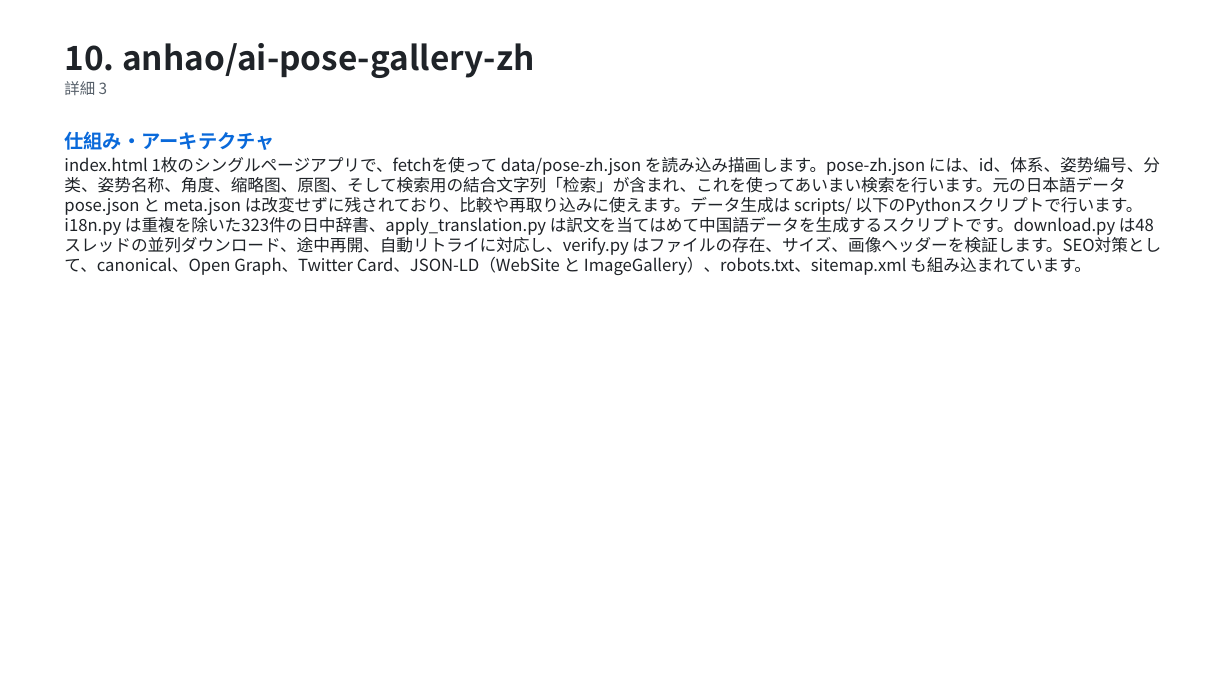
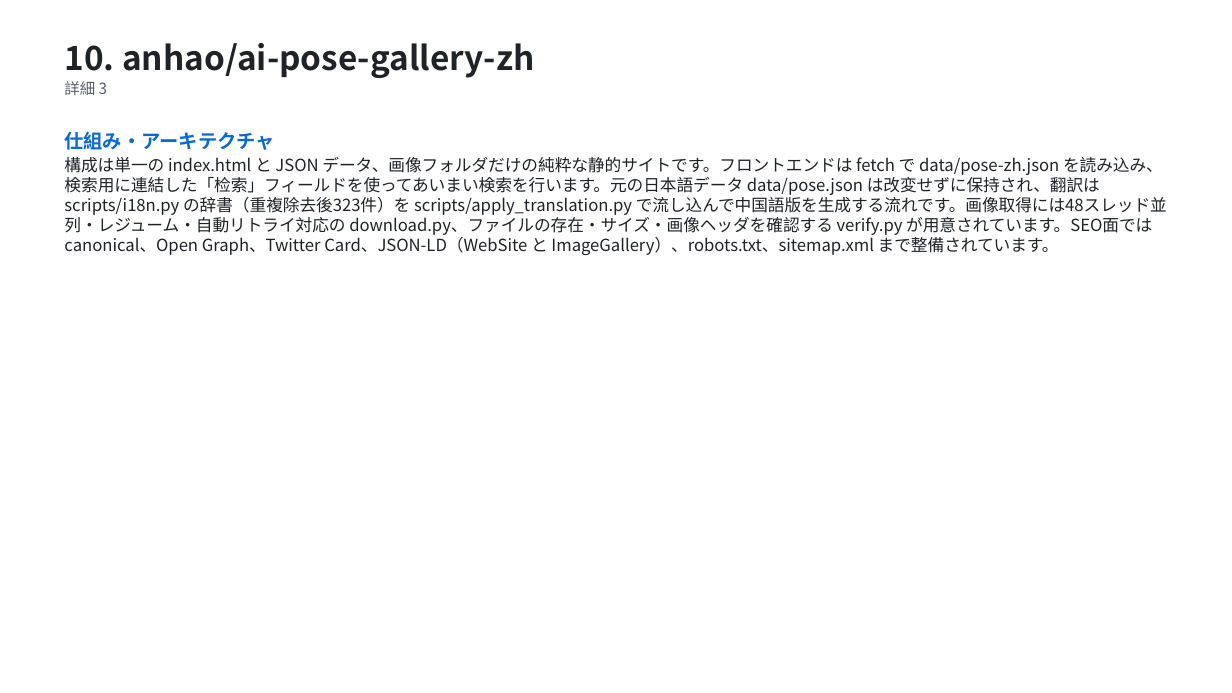
Before and after one commit to HORI-PNG/github_trend_checker, a slide deck: slide 74 of reports/2026-10-30/report.pptx (slide 77 before the commit). Drawn at 1232x693 pixels with LibreOffice and Linux fonts; fonts in the diff are those of the drawing. Boxes give left, top, right and bottom in pixels: in the first picture for what was removed or moved away, otherwise in the second. Text is boxed around its words. In the diff, an @@ line names an element or a change of style, - is before the commit and + after.

```diff
--- a/reports/2026-10-30/report.pptx
+++ b/reports/2026-10-30/report.pptx
@@ text at bbox=[64, 157, 1167, 255]: text changed @@
-index.html 1枚のシングルページアプリで、fetchを使って data/pose-zh.json を読み込み描画します。pose-zh.json には、id、体系、姿势编号、分类、姿势名称、角度、缩略图、原图、そして検索用の結合文字列「检索」が含まれ、これを使ってあいまい検索を行います。元の日本語データ pose.json と meta.json は改変せずに残されており、比較や再取り込みに使えます。データ生成は scripts/ 以下のPythonスクリプトで行います。i18n.py は重複を除いた323件の日中辞書、apply_translation.py は訳文を当てはめて中国語データを生成するスクリプトです。download.py は48スレッドの並列ダウンロード、途中再開、自動リトライに対応し、verify.py はファイルの存在、サイズ、画像ヘッダーを検証します。SEO対策として、canonical、Open Graph、Twitter Card、JSON-LD（WebSite と ImageGallery）、robots.txt、sitemap.xml も組み込まれています。
+構成は単一の index.html と JSON データ、画像フォルダだけの純粋な静的サイトです。フロントエンドは fetch で data/pose-zh.json を読み込み、検索用に連結した「检索」フィールドを使ってあいまい検索を行います。元の日本語データ data/pose.json は改変せずに保持され、翻訳は scripts/i18n.py の辞書（重複除去後323件）を scripts/apply_translation.py で流し込んで中国語版を生成する流れです。画像取得には48スレッド並列・レジューム・自動リトライ対応の download.py、ファイルの存在・サイズ・画像ヘッダを確認する verify.py が用意されています。SEO面では canonical、Open Graph、Twitter Card、JSON-LD（WebSite と ImageGallery）、robots.txt、sitemap.xml まで整備されています。
```
Also in this commit, not shown: 76 other slides changed, 1 slide added, 4 slides removed, 3 other files.
